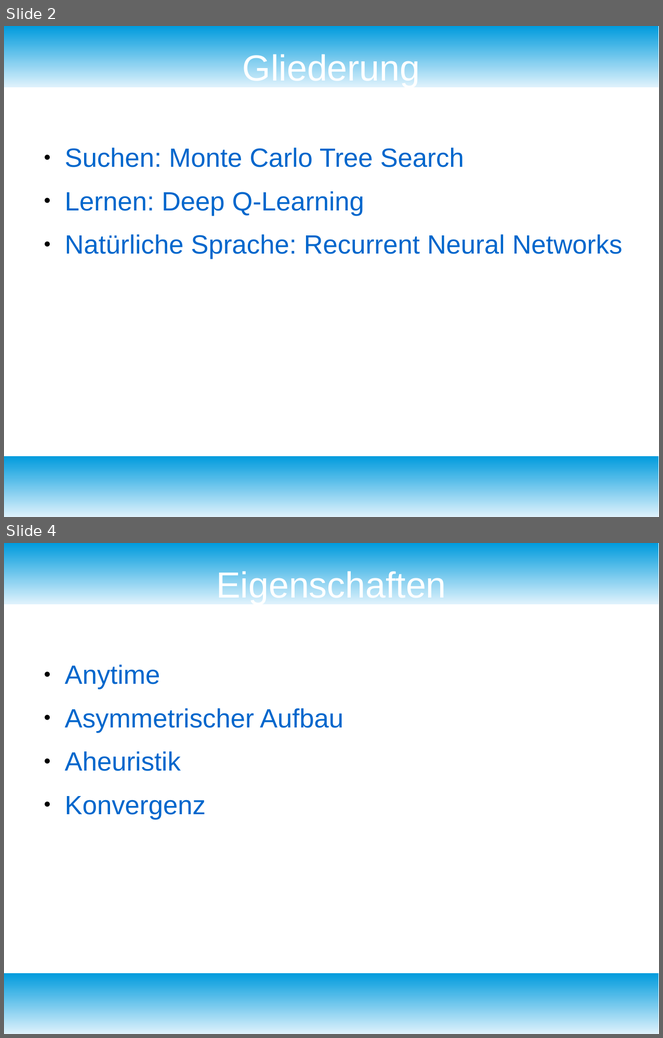
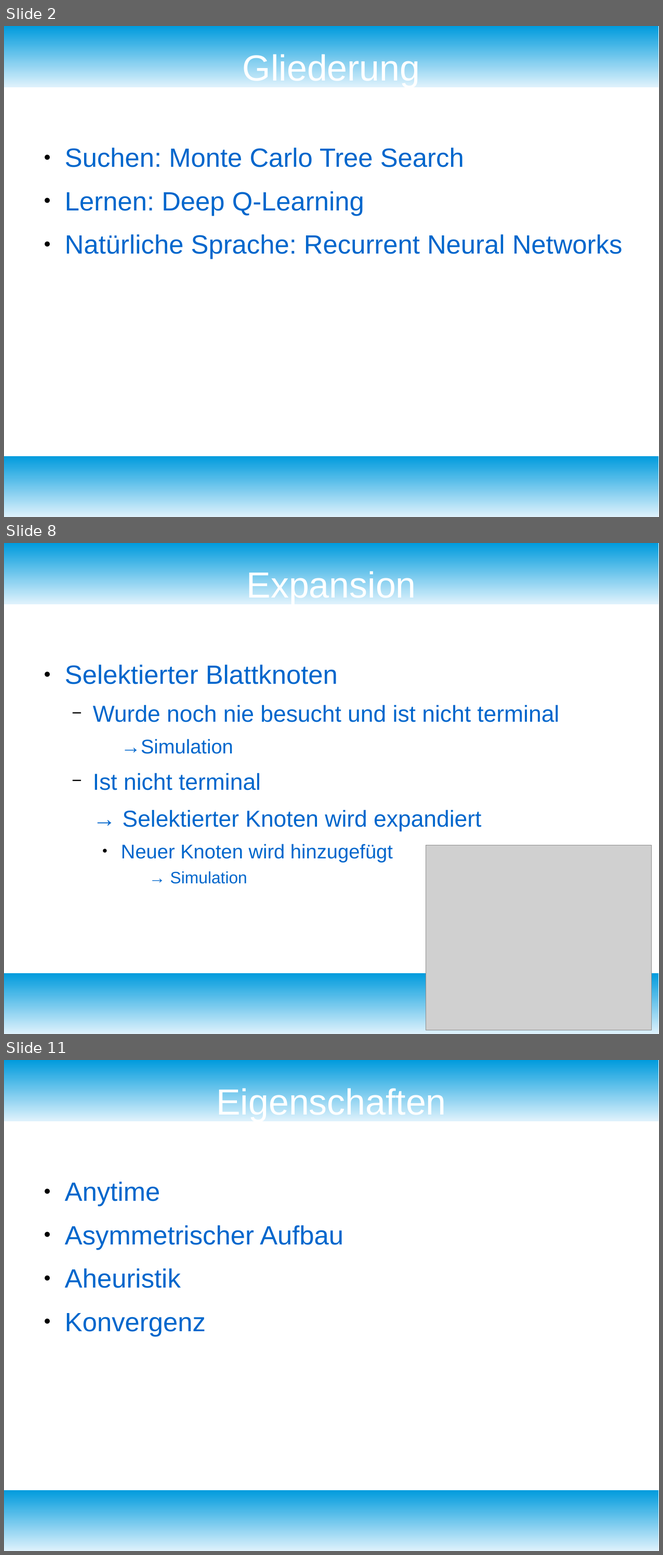
Before and after one commit to fnehmer/haw-is-assignment, a slide deck: Präsentation/is_praesentation.odp. Shown one above the other, each under a label of ours: slides 2 and 4 before the commit, slides 2, 8 and 11 after it; the slides between them are not shown. The pictures are 663x1038 and 663x1555 pixels, drawn with LibreOffice and Linux fonts; fonts in the diff are those of the drawing; grey boxes stand for pictures. Boxes give left, top, right and bottom in pixels: in the first picture for what was removed or moved away, otherwise in the second. Text is boxed around its words. In the diff, an @@ line names an element or a change of style, - is before the commit and + after.

```diff
--- a/Präsentation/is_praesentation.odp
+++ b/Präsentation/is_praesentation.odp
@@ slide 8 added at (x1=4, y1=543, x2=659, y2=1034), background #FFFFFF; not listed: 2 template elements that a slide beside it also shows @@
@@ title added at (x1=247, y1=568, x2=416, y2=604), 44 pt, text #FFFFFF @@
+Expansion
@@ text added at (x1=65, y1=665, x2=559, y2=884), 28 pt, text #0066CC @@
+● Selektierter Blattknoten
+  − Wurde noch nie besucht und ist nicht terminal
+    →Simulation
+  − Ist nicht terminal
+  → Selektierter Knoten wird expandiert
+    ● Neuer Knoten wird hinzugefügt
+      → Simulation
@@ picture added at (x1=426, y1=846, x2=652, y2=1031) @@
@@ what was slide 4 is now slide 11 @@
```
Also in this commit, not shown: 1 slide changed, 10 other slides added, 1 slide removed, 6 other files.
